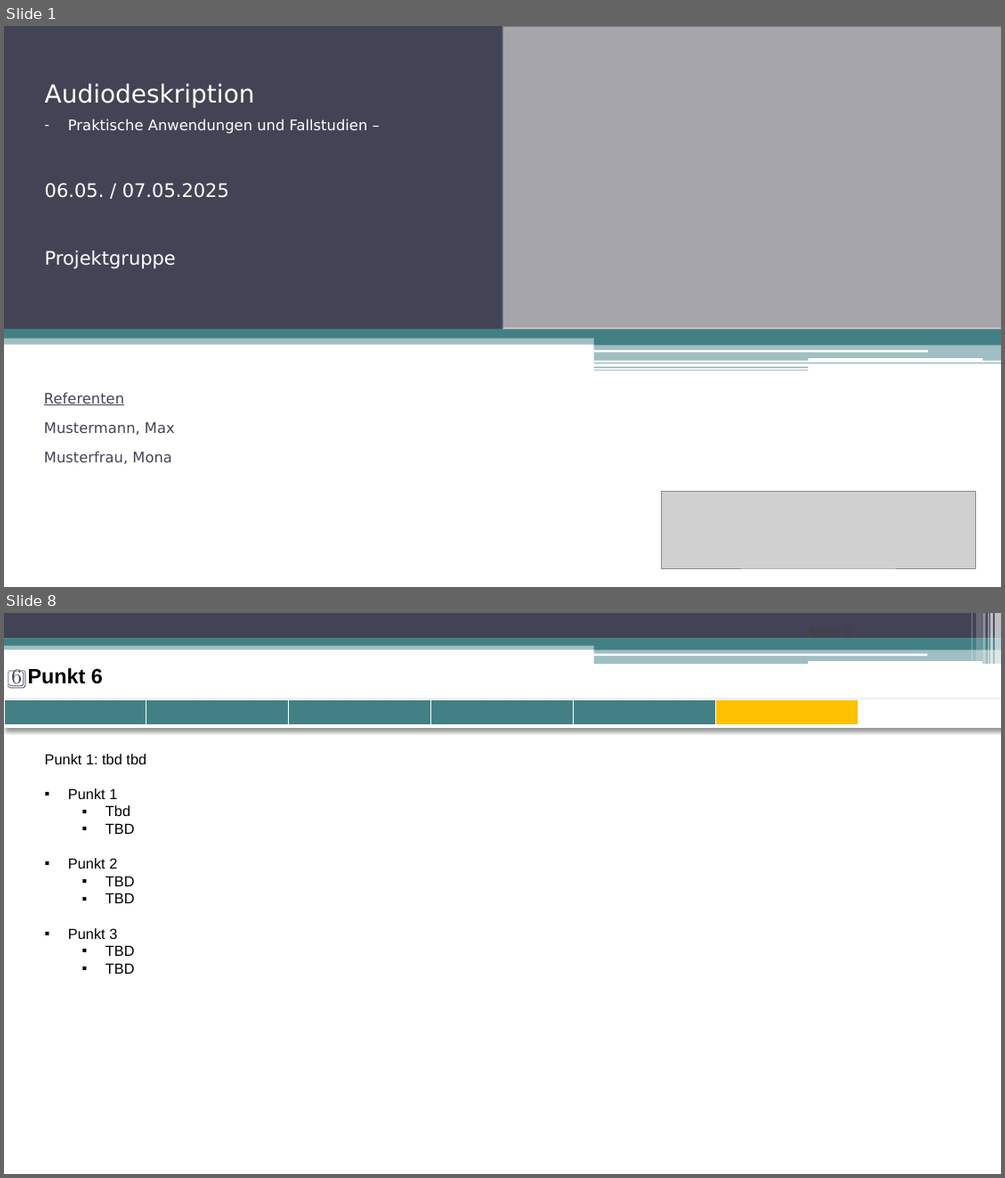
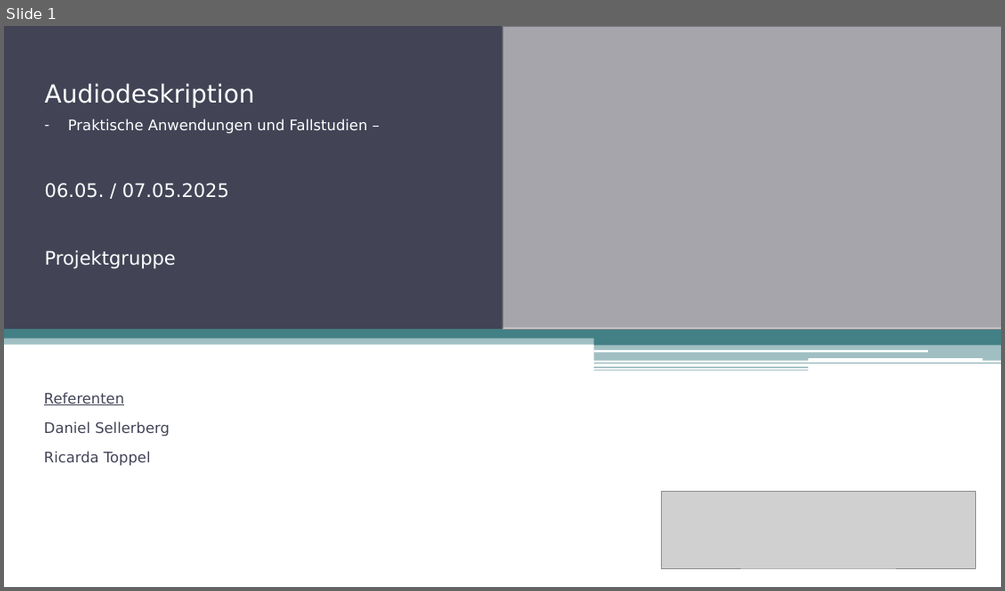
Before and after one commit to fhswf/descraibe, a slide deck: 20250424_Audiodeskription_Praktische Anwendungen und Fallstudien_v01.pptx. Shown one above the other, each under a label of ours: slides 1 and 8 before the commit, slide 1 after it; the slides between them are not shown. The pictures are 1005x1178 and 1005x591 pixels, drawn with LibreOffice and Linux fonts; fonts in the diff are those of the drawing; grey boxes stand for pictures. Boxes give left, top, right and bottom in pixels: in the first picture for what was removed or moved away, otherwise in the second. Text is boxed around its words. In the diff, an @@ line names an element or a change of style, - is before the commit and + after.

```diff
--- a/20250424_Audiodeskription_Praktische Anwendungen und Fallstudien_v01.pptx
+++ b/20250424_Audiodeskription_Praktische Anwendungen und Fallstudien_v01.pptx
@@ slide 8 removed at <box>4,613,1001,1174</box>, background #FFFFFF; not listed: 11 template elements that a slide beside it also shows @@
@@ page number removed at <box>809,638,852,640</box> @@
-Seite 8
@@ rounded rectangle removed at <box>593,653,928,656</box> @@
@@ rounded rectangle removed at <box>808,661,982,664</box> @@
@@ text removed at <box>11,668,103,689</box> @@
-6️⃣ Punkt 6
@@ table removed at <box>4,699,998,728</box>, 1 rows, 7 columns @@
- |  |  |  |  |  | 
@@ text removed at <box>45,754,146,973</box> @@
-Punkt 1: tbd tbd
-▪ Punkt 1
-  ▪ Tbd
-  ▪ TBD
-▪ Punkt 2
-  ▪ TBD
-  ▪ TBD
-▪ Punkt 3
-  ▪ TBD
-  ▪ TBD
@@ slide 1 changed as well @@
@@ subtitle at <box>44,421,170,466</box>: text changed @@
-Mustermann, Max
-Musterfrau, Mona
+Daniel Sellerberg
+Ricarda Toppel
```
Also in this commit, not shown: 1 other slide changed, 28 slides added, 5 other slides removed.
